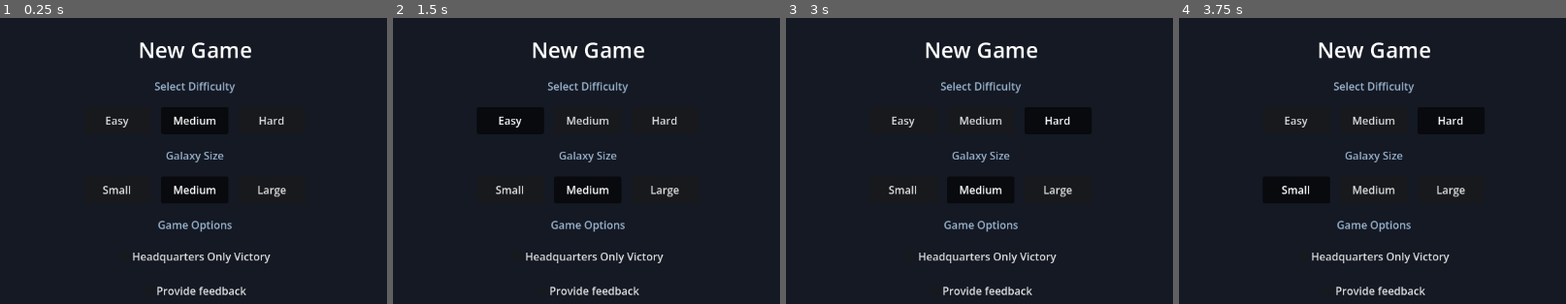
Above: before the commit, frames 1-4 (left to right).
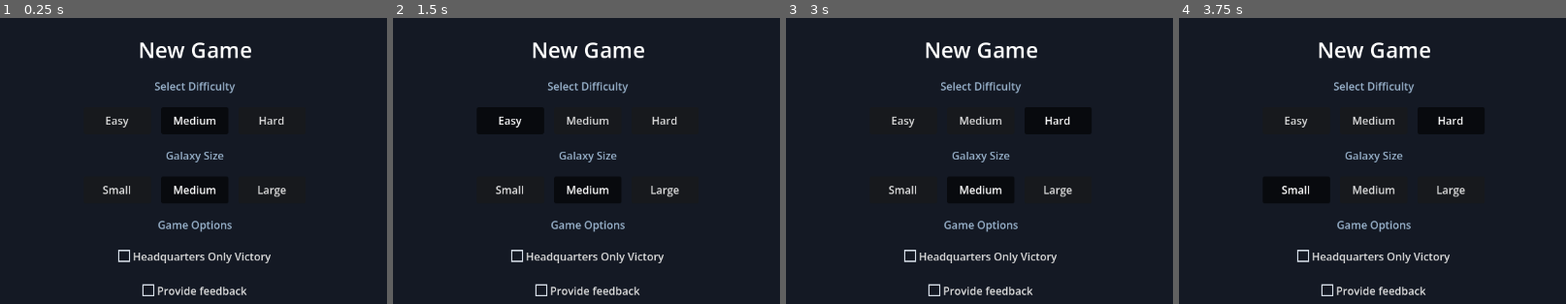
Above: after the commit, the same moments.

Repository: TeeJS/schmitz-wars
Game: Godot game, scene res://Menu.tscn
The game is run twice, just before and just after one commit, with the same random seed, the same clock (stepped at 60 frames per second) and the same inputs.
Inputs:
- Up to frame 1 (0.25 s): no input
- Up to frame 2 (1.5 s): click "Easy" at 0.5 s; click "Easy" at 1.25 s
- Up to frame 3 (3 s): click "Medium" at 2 s; click "Hard" at 2.75 s
- Up to frame 4 (3.75 s): click "Small" at 3.5 s
The pictures show only the part of the screen within x 25-75%, y 6-56%; the shares and areas given below are measured in that part.

The runs differ from the first frame. In frame 1, 1.1% of the frame differs, in the area x 30-70%, y 81-98%; in frame 2, 1.1%; in frame 3, 1.1%; in frame 4, 1.1%.

Commit message:
Cockpit check boxes draw a visible box, off and on (TeeJ, room #152)
Co-Authored-By: Claude Fable 5.1 <noreply@anthropic.com>

Diff:
--- a/src/ui/menu.gd
+++ b/src/ui/menu.gd
@@ -65,6 +65,11 @@
 	# A browser tab has no desktop to exit to (TeeJ, room #97).
 	btnExit.visible = not OS.has_feature("web")
 
+	# Visible check boxes (TeeJ, room #152): the default theme's unchecked box
+	# is a faint outline on this dark Cockpit; draw our own for both.
+	for chk in [get_node("%ChkHQOnly"), get_node("%ChkFeedback")]:
+		_visible_checkbox(chk)
+
 	# THE MULTIPLAYER PANEL (manual p156, Fig 5.1): "the small panel at the lower
 	# left that depicts a Rebel soldier and an Imperial stormtrooper facing off".
 	# No artwork - a labelled button at the lower left, like every other control.
@@ -122,3 +127,27 @@
 
 	# Launch the Main scene
 	get_tree().change_scene_to_file("res://Main.tscn")
+
+
+## A light square (off) and the same square with a tick (on), drawn at start,
+## so a check box's state is obvious on the dark Cockpit.
+static func _visible_checkbox(chk: CheckBox) -> void:
+	chk.add_theme_icon_override("unchecked", _box_icon(false))
+	chk.add_theme_icon_override("checked", _box_icon(true))
+	chk.add_theme_icon_override("unchecked_disabled", _box_icon(false))
+	chk.add_theme_icon_override("checked_disabled", _box_icon(true))
+
+
+static func _box_icon(ticked: bool) -> ImageTexture:
+	var n := 18
+	var img := Image.create(n, n, false, Image.FORMAT_RGBA8)
+	img.fill(Color(0, 0, 0, 0))
+	var edge := Color(0.85, 0.88, 0.92)
+	for i in n:
+		for j in n:
+			var border := i < 2 or j < 2 or i >= n - 2 or j >= n - 2
+			if border:
+				img.set_pixel(i, j, edge)
+			elif ticked and i >= 4 and i < n - 4 and j >= 4 and j < n - 4:
+				img.set_pixel(i, j, Color(0.3, 0.85, 0.45))
+	return ImageTexture.create_from_image(img)
